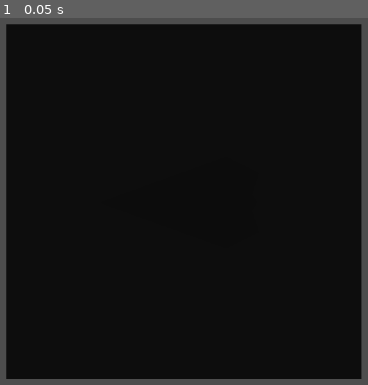
Above: before the commit, frame 1.
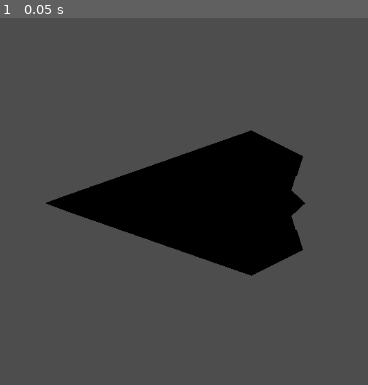
Above: after the commit, the same moment.

Repository: dan-tired/Flight_Simulation_Using_Compute_Shaders_Godot
Game: Godot game, scene res://Main.tscn
Two runs of this game, one before a commit and one after it. Both use one fixed random seed, a clock stepped at 60 frames per second and the inputs below.
Inputs:
- Up to frame 1 (0.05 s): no input

The runs differ from the first frame. In frame 1, 78% of the frame differs, in the area x 1-99%, y 1-99%.

Commit message:
Added: plane_scene.gd, normal hint to the gdshader - TODO: Implement rudimentary physics in plane_scene.gd

Diff:
--- a/depth.gdshader
+++ b/depth.gdshader
@@ -19,8 +19,8 @@
 	vec3 world_position = world.xyz / world.w;
 
 	// Visualize linear depth
-	ALBEDO.rgb = vec3(fract(linear_depth));
-	//ALBEDO.rgb = COLOR.rgb;
+	//ALBEDO.rgb = vec3(fract(linear_depth));
+	ALPHA = 0.0;
 	//ALBEDO.rgb = fract(world_position).xyz;
 }
 
--- /dev/null
+++ b/plane_scene.gd
@@ -0,0 +1,11 @@
+extends Node3D
+
+
+# Called when the node enters the scene tree for the first time.
+func _ready() -> void:
+	pass # Replace with function body.
+
+
+# Called every frame. 'delta' is the elapsed time since the previous frame.
+func _process(delta: float) -> void:
+	pass
--- a/plane_scene.tscn
+++ b/plane_scene.tscn
@@ -16,10 +16,9 @@
 
 [node name="Sketchfab_Scene" parent="." instance=ExtResource("1_vsx5g")]
 
-[node name="DepthCam" type="Camera3D" parent="."]
-transform = Transform3D(1, 0, 0, 0, -4.37114e-08, -1, 0, 1, -4.37114e-08, 0, -0.5, 0)
+[node name="MeshInstance3D" type="MeshInstance3D" parent="."]
+extra_cull_margin = 16384.0
+mesh = SubResource("QuadMesh_id8yq")
 
-[node name="DepthTextureAccess" type="MeshInstance3D" parent="DepthCam"]
-extra_cull_margin = 16384.0
-mesh = SubResource("QuadMesh_bjxim")
-skeleton = NodePath("../..")
+[node name="Camera3D" type="Camera3D" parent="."]
+transform = Transform3D(1, 0, 0, 0, -4.37114e-08, -1, 0, 1, -4.37114e-08, 0, -0.3, 0)
Not shown: 1 places in plane_scene.tscn that only renumber resources
